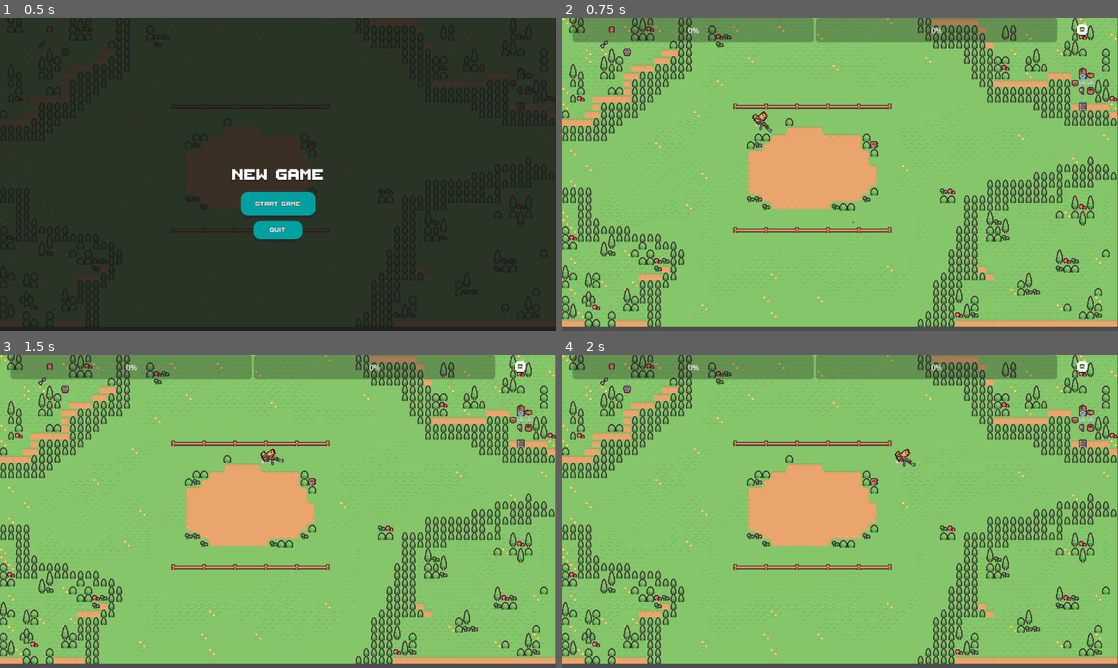
Above: before the commit, frames 1-4 (two rows, left to right).
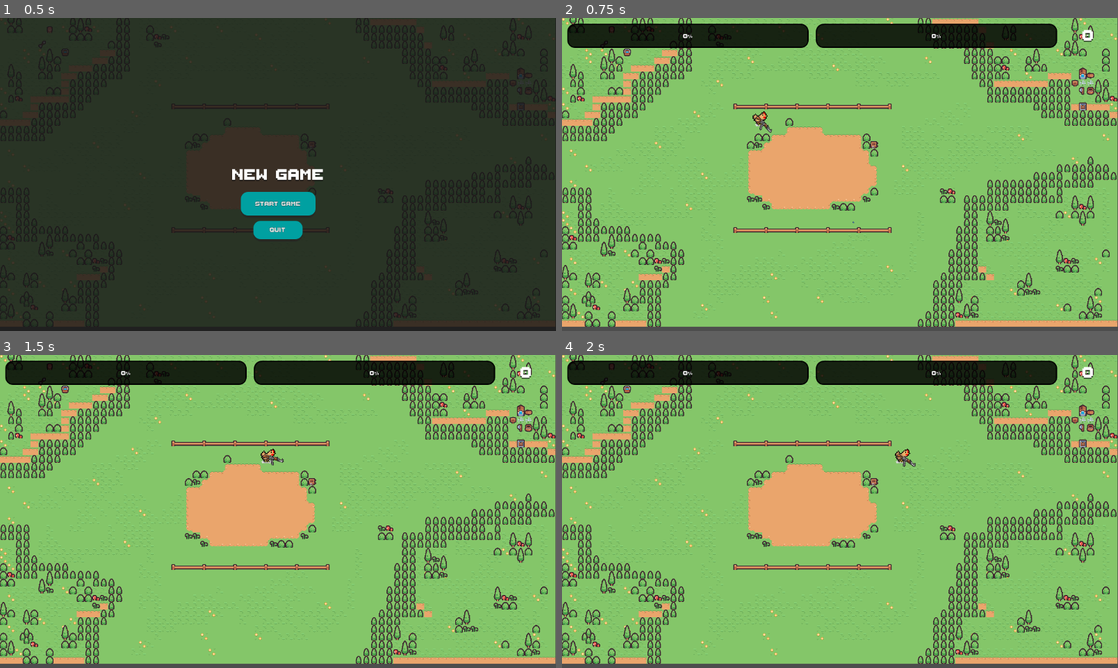
Above: after the commit, the same moments.

Repository: mynkrthd/chicken
Game: Godot game, scene res://Scenes/main.tscn
Two runs of this game, one before a commit and one after it. Both use one fixed random seed, a clock stepped at 60 frames per second and the inputs below. The engine's default icon, where the game draws it, is replaced by a stand-in: a white triangle on a blue panel in a dark square.
Inputs (mouse positions are in pixels of both pictures, inside the frame that each line leads up to):
- Up to frame 1 (0.5 s): no input
- Up to frame 2 (0.75 s): click "START GAME" at 0.5 s
- Up to frame 3 (1.5 s): tap Enter at 1.25 s; move the mouse to (400, 495) at 1.27 s; hold D (MoveRight) from 1.28 s (still down); hold Shift (Dash) from 1.28 s (still down)
- Up to frame 4 (2 s): keep holding D (MoveRight); keep holding Shift (Dash)

Frame 1 is identical in both runs. In frame 2, 8.4% of the frame differs, in the area x 0-96%, y 0-10%; in frame 3, 8.4%; in frame 4, 8.4%.

Commit message:
added boundaries for player

Diff:
--- a/project_files/Scenes/UI/hud.tscn
+++ b/project_files/Scenes/UI/hud.tscn
@@ -16,17 +16,21 @@
 layout_mode = 1
 anchors_preset = 10
 anchor_right = 1.0
-offset_bottom = 42.0
+offset_bottom = 74.0
 grow_horizontal = 2
+theme = ExtResource("1_htc5r")
+theme_override_constants/separation = 15
 alignment = 1
 
 [node name="ProgressBar2" type="ProgressBar" parent="HBoxContainer"]
 custom_minimum_size = Vector2(500, 50)
 layout_mode = 2
+size_flags_vertical = 4
 
 [node name="ProgressBar" type="ProgressBar" parent="HBoxContainer"]
 custom_minimum_size = Vector2(500, 50)
 layout_mode = 2
+size_flags_vertical = 4
 
 [node name="Label" type="Label" parent="HBoxContainer"]
 custom_minimum_size = Vector2(100, 50)
--- a/project_files/Scenes/UI/level_village.tscn
+++ b/project_files/Scenes/UI/level_village.tscn
@@ -1600,6 +1600,18 @@
 physics_layer_0/collision_layer = 1
 sources/0 = SubResource("TileSetAtlasSource_h2dmt")
 
+[sub_resource type="WorldBoundaryShape2D" id="WorldBoundaryShape2D_2pu0j"]
+distance = -642.0
+
+[sub_resource type="WorldBoundaryShape2D" id="WorldBoundaryShape2D_d0qcf"]
+normal = Vector2(0, 1)
+
+[sub_resource type="WorldBoundaryShape2D" id="WorldBoundaryShape2D_65jok"]
+normal = Vector2(1, 0)
+
+[sub_resource type="WorldBoundaryShape2D" id="WorldBoundaryShape2D_nek7g"]
+normal = Vector2(-1, 0)
+
 [node name="LevelVillage" type="Node2D"]
 
 [node name="baseTile" type="TileMap" parent="."]
@@ -1616,3 +1628,29 @@
 tile_set = SubResource("TileSet_kydxi")
 format = 2
 layer_0/tile_data = PackedInt32Array(720898, 327680, 2, 131083, 327680, 2, 131082, 262144, 1, 393222, 262144, 1, 524289 …(13912 unchanged characters)…
+
+[node name="boundaries" type="Node" parent="."]
+
+[node name="StaticBodyBottom" type="StaticBody2D" parent="boundaries"]
+
+[node name="CollisionShape2D" type="CollisionShape2D" parent="boundaries/StaticBodyBottom"]
+shape = SubResource("WorldBoundaryShape2D_2pu0j")
+
+[node name="StaticBodyTop" type="StaticBody2D" parent="boundaries"]
+position = Vector2(-1, 94)
+
+[node name="CollisionShape2D" type="CollisionShape2D" parent="boundaries/StaticBodyTop"]
+shape = SubResource("WorldBoundaryShape2D_d0qcf")
+
+[node name="StaticBodyLeft" type="StaticBody2D" parent="boundaries"]
+position = Vector2(0, 319)
+
+[node name="CollisionShape2D" type="CollisionShape2D" parent="boundaries/StaticBodyLeft"]
+position = Vector2(29, 0)
+shape = SubResource("WorldBoundaryShape2D_65jok")
+
+[node name="StaticBodyRight" type="StaticBody2D" parent="boundaries"]
+position = Vector2(1121, 319)
+
+[node name="CollisionShape2D" type="CollisionShape2D" parent="boundaries/StaticBodyRight"]
+shape = SubResource("WorldBoundaryShape2D_nek7g")
--- a/project_files/Scenes/main.tscn
+++ b/project_files/Scenes/main.tscn
@@ -10,6 +10,8 @@
 
 [node name="main" type="Node2D"]
 script = ExtResource("1_smf8d")
+
+[node name="levelborder" type="Node" parent="."]
 
 [node name="LevelVillage" parent="." instance=ExtResource("7_shfhw")]
 position = Vector2(2.08165e-12, 2.08165e-12)
--- a/project_files/scripts/main.gd
+++ b/project_files/scripts/main.gd
@@ -36,6 +36,3 @@
 
 func _on_pause_menu_resumegame():
 	gameResume()
-
-func _on_pause_menu_gotomainmenu():
-	showMainMenu()
--- a/project_files/scripts/pause_menu.gd
+++ b/project_files/scripts/pause_menu.gd
@@ -1,11 +1,10 @@
 extends Control
 
 signal RESUMEGAME
-signal GOTOMAINMENU
 
 func _on_resume_btn_pressed():
 	RESUMEGAME.emit()
 
 
 func _on_main_menu_btn_pressed():
-	GOTOMAINMENU.emit()
+	get_tree().reload_current_scene()
--- a/project_files/theme.tres
+++ b/project_files/theme.tres
@@ -29,6 +29,25 @@
 corner_radius_bottom_right = 15
 corner_radius_bottom_left = 15
 
+[sub_resource type="StyleBoxFlat" id="StyleBoxFlat_x3xwd"]
+bg_color = Color(0, 0, 0, 0.823529)
+border_width_left = 2
+border_width_top = 2
+border_width_right = 2
+border_width_bottom = 2
+border_color = Color(0, 0, 0, 1)
+corner_radius_top_left = 15
+corner_radius_top_right = 15
+corner_radius_bottom_right = 15
+corner_radius_bottom_left = 15
+
+[sub_resource type="StyleBoxFlat" id="StyleBoxFlat_f2rhw"]
+bg_color = Color(0.360784, 1, 1, 1)
+corner_radius_top_left = 15
+corner_radius_top_right = 15
+corner_radius_bottom_right = 15
+corner_radius_bottom_left = 15
+
 [resource]
 Button/constants/outline_size = 1
 Button/font_sizes/font_size = 20
@@ -42,3 +61,9 @@
 Label/constants/shadow_offset_y = 2
 Label/font_sizes/font_size = 50
 Label/fonts/font = ExtResource("1_ftfgy")
+ProgressBar/colors/font_outline_color = Color(0.0430392, 0.0430392, 0.0430392, 1)
+ProgressBar/constants/outline_size = 2
+ProgressBar/font_sizes/font_size = 20
+ProgressBar/fonts/font = ExtResource("1_ftfgy")
+ProgressBar/styles/background = SubResource("StyleBoxFlat_x3xwd")
+ProgressBar/styles/fill = SubResource("StyleBoxFlat_f2rhw")
Not shown: 1 places in project_files/Scenes/UI/level_village.tscn that only renumber resources
Not shown: 1 places in project_files/theme.tres that only renumber resources
